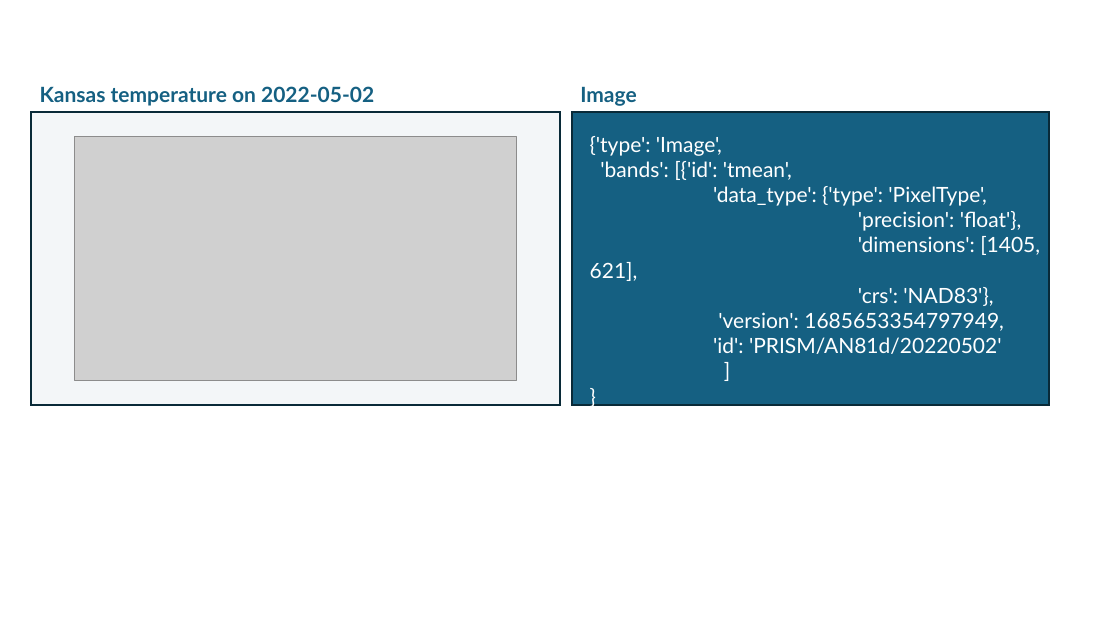
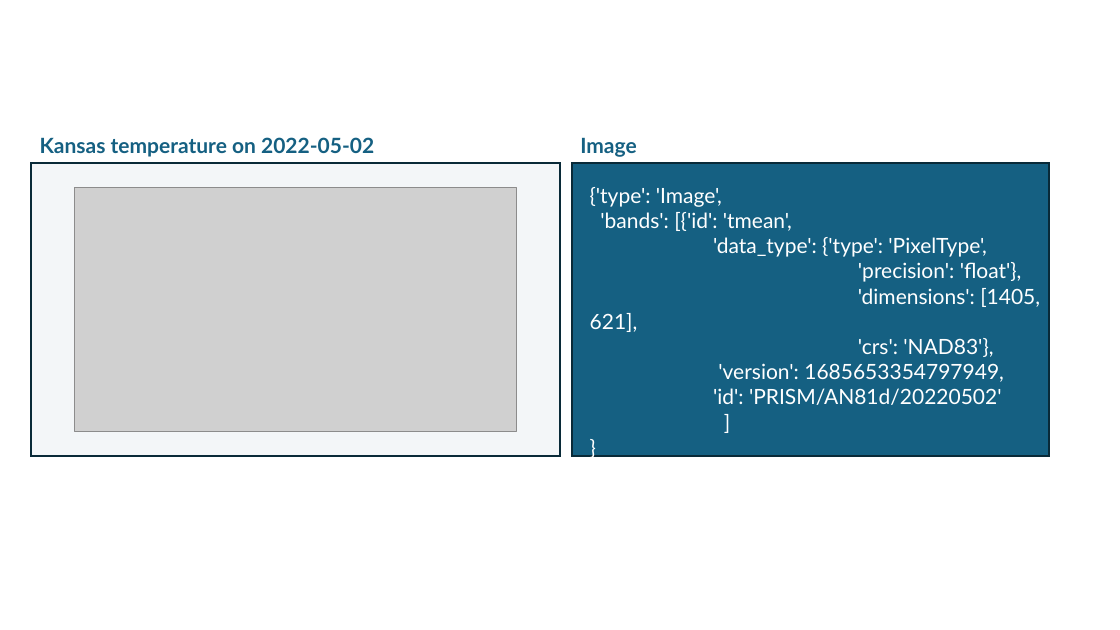
Before and after one commit to soilwater/pynotes-gee, a slide deck: slide 3 of sketches.pptx. Drawn at 1120x630 pixels with LibreOffice and Linux fonts; fonts in the diff are those of the drawing; grey boxes stand for pictures. Boxes give left, top, right and bottom in pixels: in the first picture for what was removed or moved away, otherwise in the second. Text is boxed around its words. In the diff, an @@ line names an element or a change of style, - is before the commit and + after.

```diff
--- a/sketches.pptx
+++ b/sketches.pptx
@@ 3 texts, 2 rectangles, 1 picture moved together from (x1=31, y1=86, x2=1049, y2=405) to (x1=31, y1=137, x2=1049, y2=456) @@
```
Also in this commit, not shown: 1 other slide changed, 3 other files.
